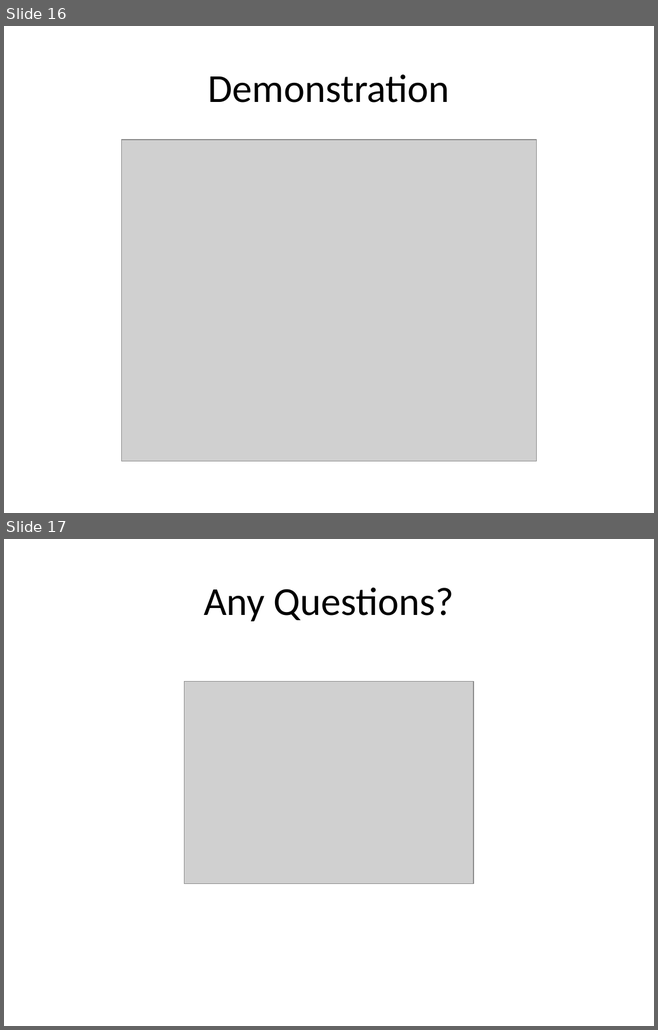
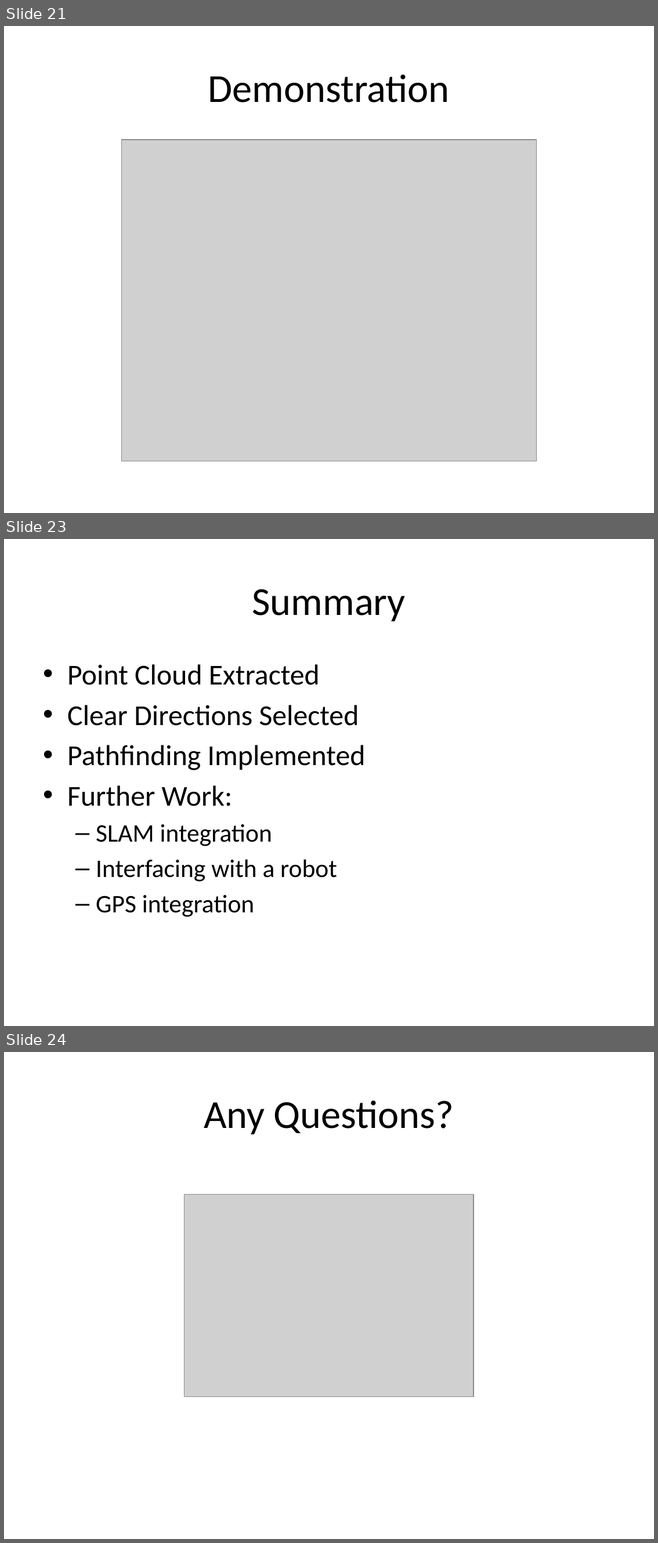
Before and after one commit to michaelwh/kinect-wheelchair, a slide deck: Autonomous Wheelchair using Structured Light.pptx. Shown one above the other, each under a label of ours: slides 16 and 17 before the commit, slides 21, 23 and 24 after it; the slides between them are not shown. The pictures are 658x1030 and 658x1543 pixels, drawn with LibreOffice and Linux fonts; fonts in the diff are those of the drawing; grey boxes stand for pictures. Boxes give left, top, right and bottom in pixels: in the first picture for what was removed or moved away, otherwise in the second. Text is boxed around its words. In the diff, an @@ line names an element or a change of style, - is before the commit and + after.

```diff
--- a/Autonomous Wheelchair using Structured Light.pptx
+++ b/Autonomous Wheelchair using Structured Light.pptx
@@ slide 23 added at box(4, 539, 654, 1026), background #FFFFFF @@
@@ title added at box(252, 589, 405, 621), 44 pt, text #000000 @@
+Summary
@@ text added at box(67, 664, 365, 917), 32 pt, text #000000 @@
+• Point Cloud Extracted
+• Clear Directions Selected
+• Pathfinding Implemented
+• Further Work:
+  – SLAM integration
+  – Interfacing with a robot
+  – GPS integration
@@ what was slide 16 is now slide 21 @@
@@ what was slide 17 is now slide 24 @@
```
Also in this commit, not shown: 8 slides changed, 8 other slides added, 2 slides removed.
